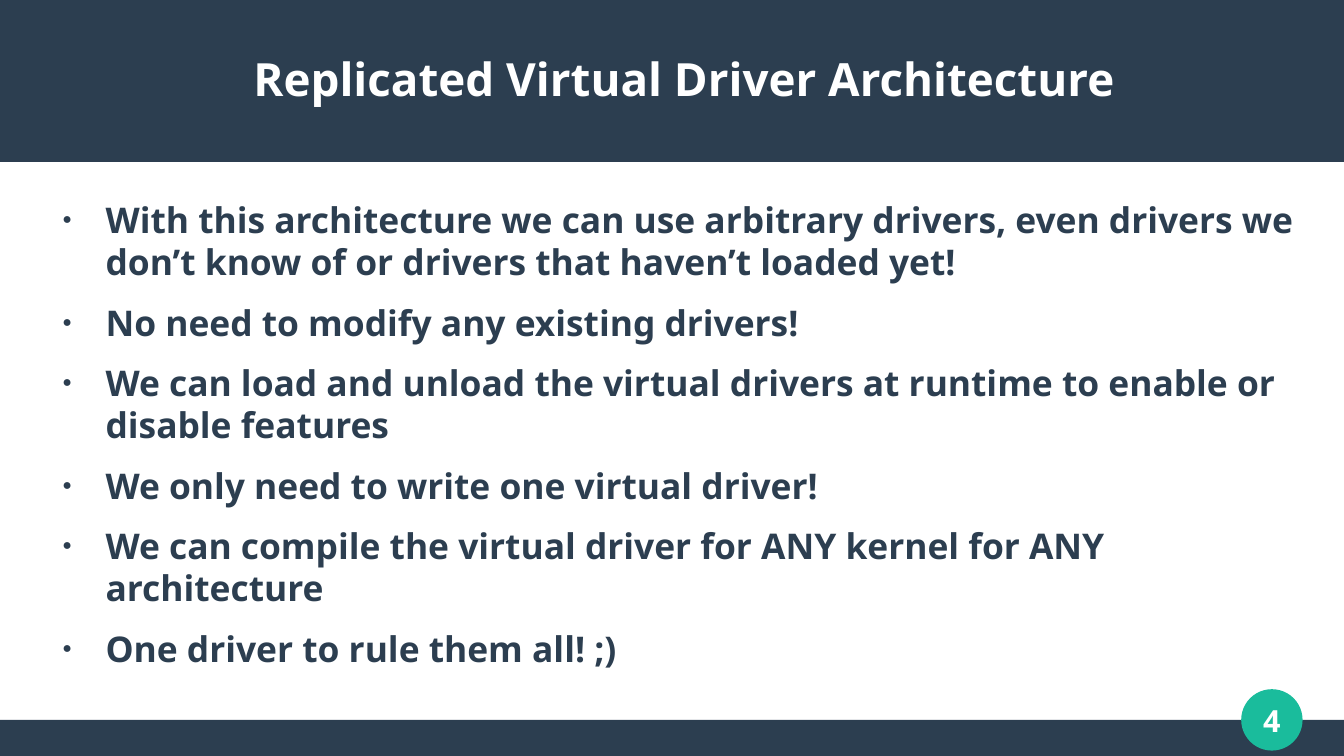
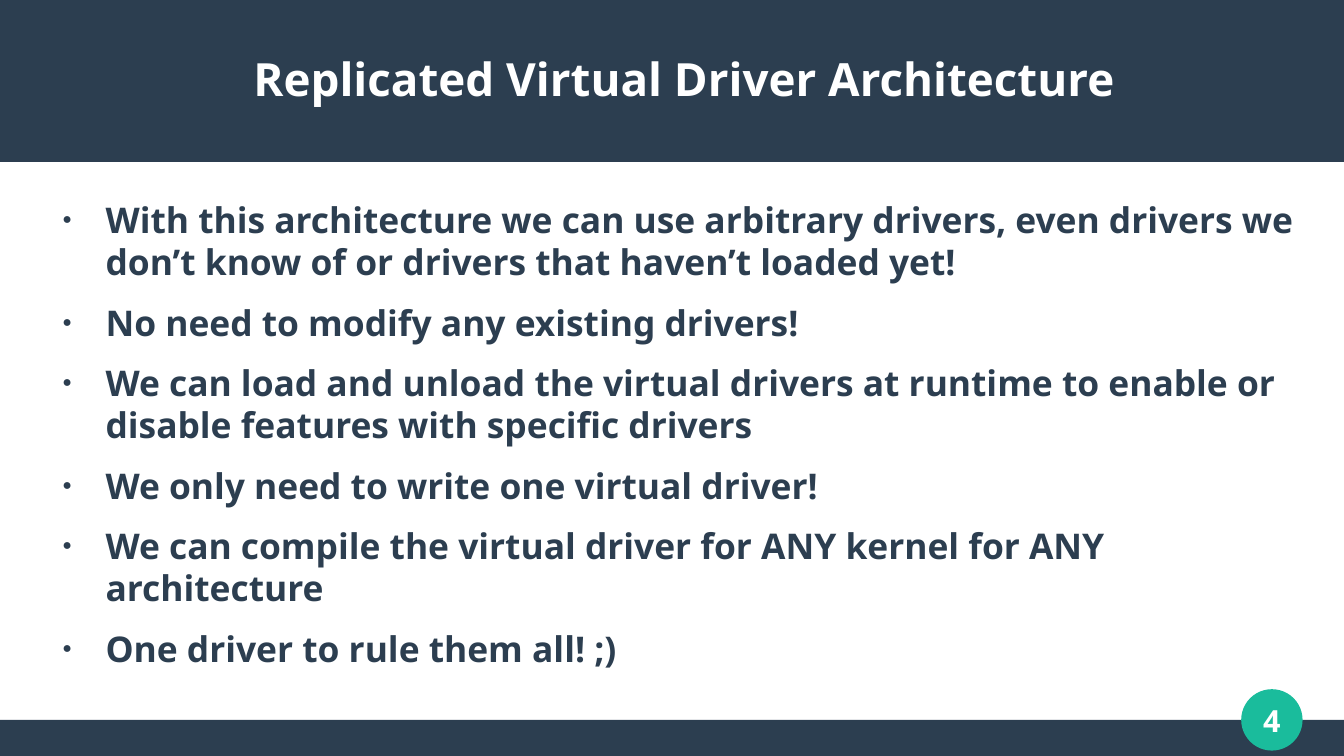
Before and after one commit to WaveArch/Wave, a slide deck: slide 4 of Replicated.pptx. Drawn at 1344x756 pixels with LibreOffice and Linux fonts; fonts in the diff are those of the drawing. Boxes give left, top, right and bottom in pixels: in the first picture for what was removed or moved away, otherwise in the second. Text is boxed around its words. In the diff, an @@ line names an element or a change of style, - is before the commit and + after.

```diff
--- a/Replicated.pptx
+++ b/Replicated.pptx
@@ text at (x1=106, y1=369, x2=1275, y2=447): text changed @@
-● We can load and unload the virtual drivers at runtime to enable or disable features
+● We can load and unload the virtual drivers at runtime to enable or disable features with specific drivers
```
Also in this commit, not shown: 4 other slides changed.
